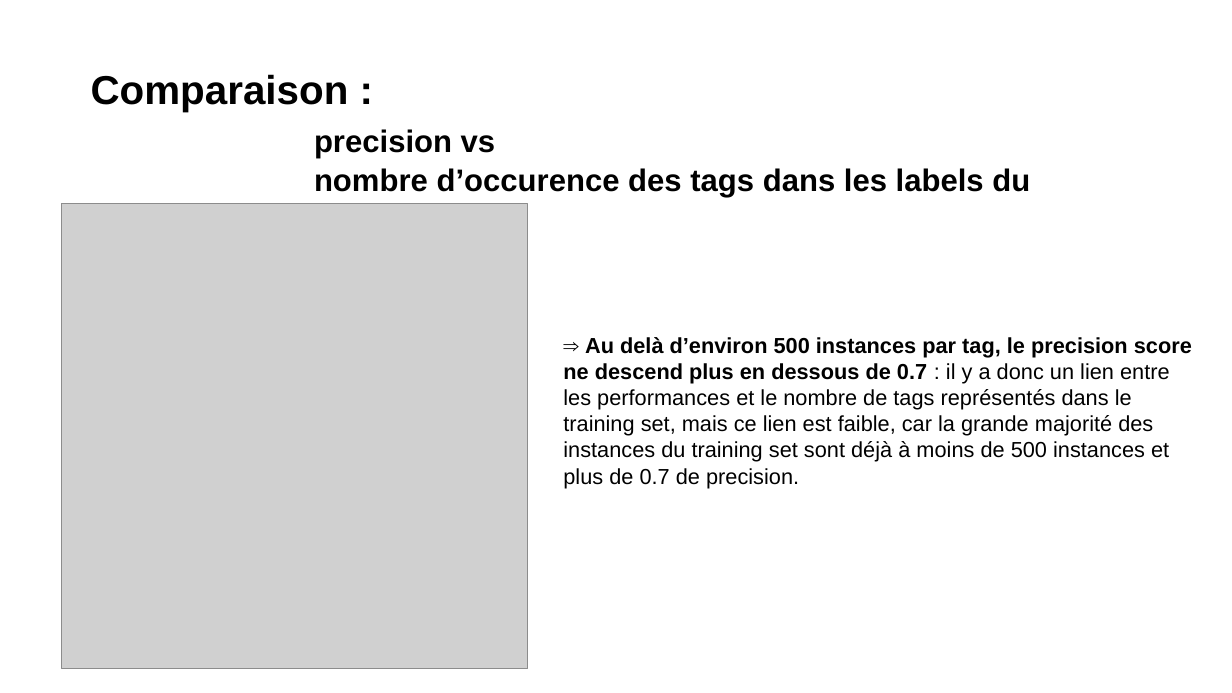
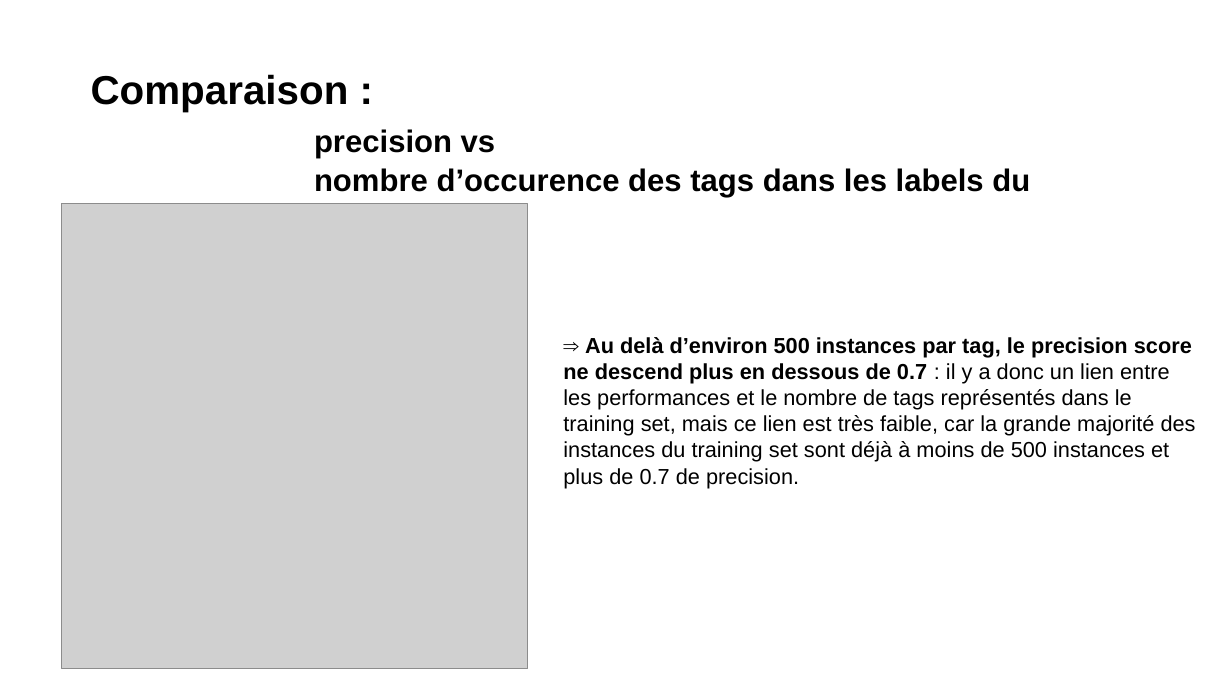
Before and after one commit to Severac/openclassrooms, a slide deck: slide 21 of PJ6/Presentation/PJ6_Presentation.odp (slide 20 before the commit). Drawn at 1232x693 pixels with LibreOffice and Linux fonts; fonts in the diff are those of the drawing; grey boxes stand for pictures. Boxes give left, top, right and bottom in pixels: in the first picture for what was removed or moved away, otherwise in the second. Text is boxed around its words. In the diff, an @@ line names an element or a change of style, - is before the commit and + after.

```diff
--- a/PJ6/Presentation/PJ6_Presentation.odp
+++ b/PJ6/Presentation/PJ6_Presentation.odp
@@ text at <box>563,337,1196,488</box>: text changed @@
-⇒ Au delà d’environ 500 instances par tag, le precision score ne descend plus en dessous de 0.7 : il y a donc un lien entre les performances et le nombre de tags représentés dans le training set, mais ce lien est faible, car la grande majorité des instances du training set sont déjà à moins de 500 instances et plus de 0.7 de precision.
+⇒ Au delà d’environ 500 instances par tag, le precision score ne descend plus en dessous de 0.7 : il y a donc un lien entre les performances et le nombre de tags représentés dans le training set, mais ce lien est très faible, car la grande majorité des instances du training set sont déjà à moins de 500 instances et plus de 0.7 de precision.
```
Also in this commit, not shown: 10 other slides changed, 3 slides added, 6 other files.
